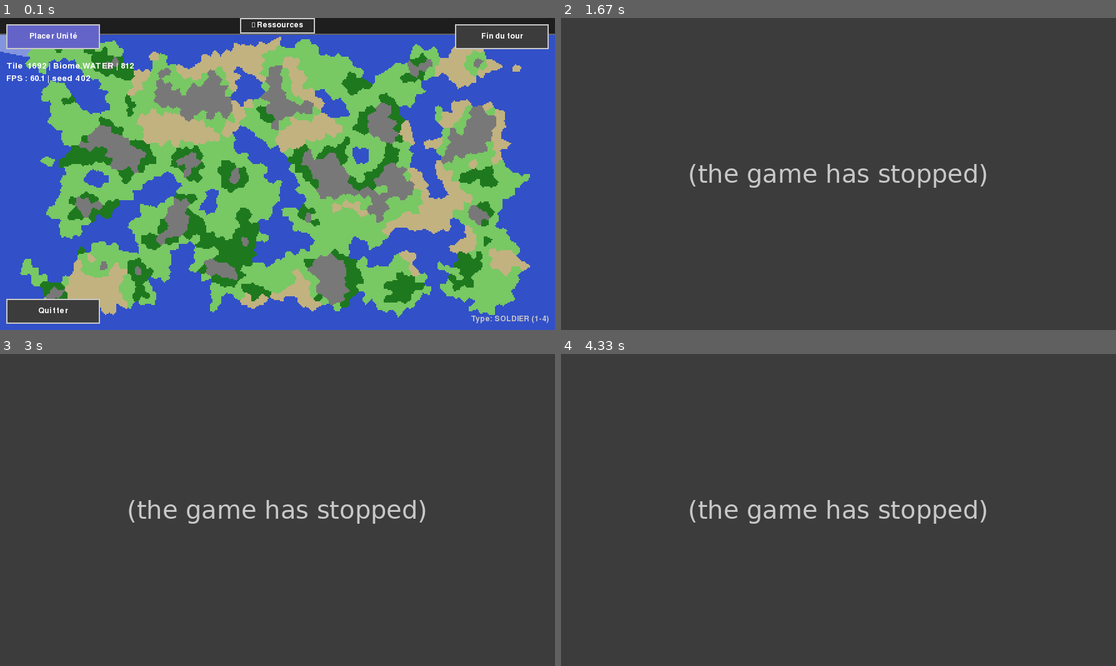
Above: before the commit, frames 1-4 (two rows, left to right).
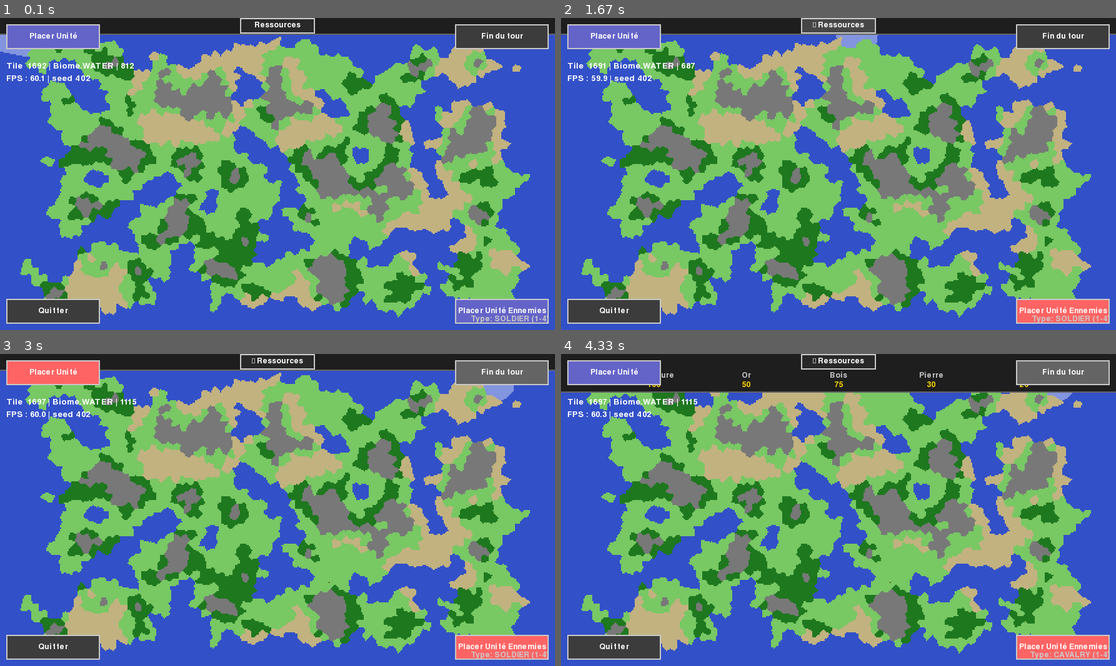
Above: after the commit, the same moments.

Repository: capdevillex/proj_info
Game: pygame game, started from run_project.py
Same seed, same stepped clock (60 frames per second), same inputs: the game is played once before the commit and once after it.
Inputs (mouse positions are in pixels of both pictures, inside the frame that each line leads up to):
- Up to frame 1 (0.1 s): no input
- Up to frame 2 (1.67 s): click (1060, 311) at 0.38 s, where only the run after the commit has a clickable "Placer Unité Ennemies"; click "Fin du tour" at 0.72 s; click "Ressources" at 1.05 s; click "▲ Ressources" at 1.38 s
- Up to frame 3 (3 s): click "Placer Unité" at 1.72 s; click (333, 578) at 2.05 s; click "Fin du tour" at 2.38 s; hold D from 2.67 s (still down)
- Up to frame 4 (4.33 s): release D at 3.13 s; click "▼ Ressources" at 3.22 s; click "Nourriture" at 3.55 s; click "Fer" at 3.88 s; tap 2 at 4.17 s

The runs differ from the first frame. In frame 1, 1.4% of the frame differs, in the area x 45-99%, y 1-98%; in frame 2, 97%; in frame 3, 98%, in the area x 0-100%, y 0-100%; in frame 4, 98%.
Error before the commit: AttributeError: 'UIManager' object has no attribute 'placement_button_enn' (main.py line 132); the game stopped at 0.43 s (later frames are placeholders)

Commit message:
ajout bouton pour gérer les ennemis

Diff:
--- a/ui/ui_manager.py
+++ b/ui/ui_manager.py
@@ -75,7 +75,7 @@
             y=0,
             width=120,
             height=self.sidebar_collapsed_height,
-            text="▼ Ressources",
+            text="Ressources",
             font=font,
             color=(40, 40, 40),
             hover_color=(70, 70, 70),
@@ -83,6 +83,20 @@
             is_toggleable=False,
         )
 
+        self.placement_button_enn = Button(
+            x=0,
+            y=0,
+            width=gc.BUTTON_WIDTH,
+            height=gc.BUTTON_HEIGHT,
+            text="Placer Unité Ennemies",
+            font=font,
+            color=gc.BUTTON_COLOR,
+            hover_color=gc.BUTTON_HOVER_COLOR,
+            active_color=gc.BUTTON_ACTIVE_COLOR,
+            is_toggleable=True,
+        )
+
+
     def update_positions(self, screen_width, screen_height):
         """Met à jour les positions des boutons en fonction de la taille de l'écran"""
         self.screen_width = screen_width
@@ -99,12 +113,17 @@
             (screen_width - self.toggle_sidebar_button.rect.width) // 2, 0
         )
 
+        # Bouton pour unités ennemies en bas à droite (j'espère mdr)
+        self.placement_button_enn.set_position(screen_width-gc.BUTTON_WIDTH-10,screen_height-10-gc.BUTTON_HEIGHT)
+
+
     def update(self, mouse_pos, dt):
-        """Met à jour tous les boutons et la sidebar"""
+        #Met à jour tous les boutons et plus (sidebar)
         self.placement_button.update(mouse_pos)
         self.next_turn_button.update(mouse_pos)
         self.quit_button.update(mouse_pos)
         self.toggle_sidebar_button.update(mouse_pos)
+        self.placement_button_enn
 
         # Animation de la sidebar
         target_height = (
@@ -129,6 +148,7 @@
         self.next_turn_button.draw(screen)
         self.quit_button.draw(screen)
         self.toggle_sidebar_button.draw(screen)
+        self.placement_button_enn.draw(screen)
 
     def _draw_sidebar(self, screen):
         """Dessine la sidebar des ressources"""
@@ -203,4 +223,11 @@
         if self.quit_button.is_clicked(mouse_pos):
             return "quit"
 
+        # Bouton unités ennemies
+        if self.placement_button_enn.is_clicked(mouse_pos):
+            self.placement_button_enn.toggle()
+            status = "ACTIVÉ" if self.placement_button_enn.is_active else "DÉSACTIVÉ"
+            print(f"Mode placement ennemis {status}")
+            return None
+
         return None
